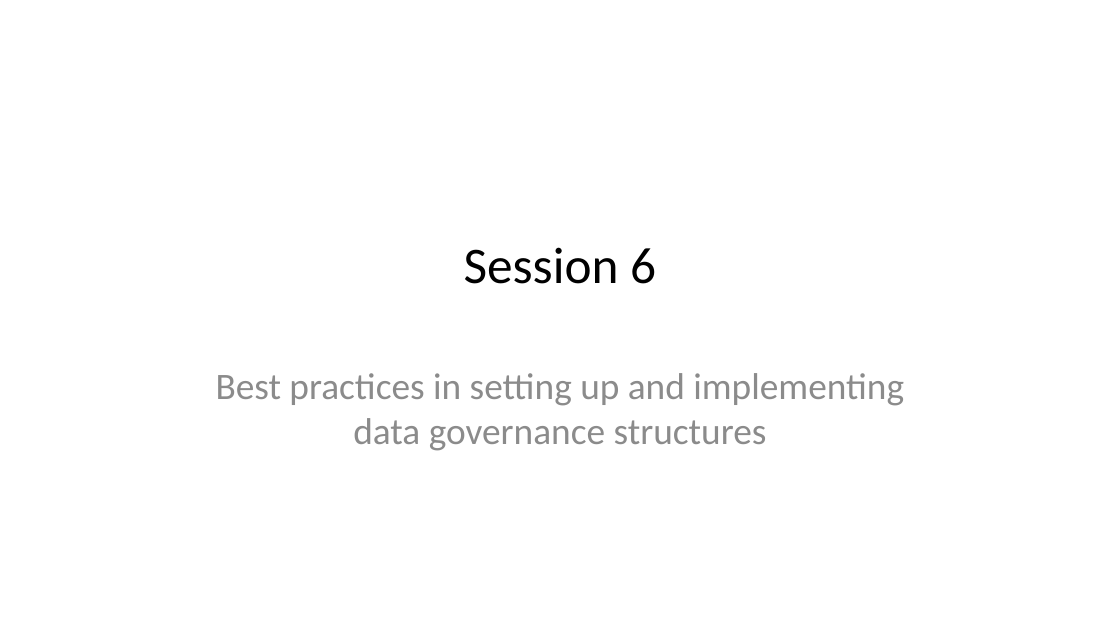
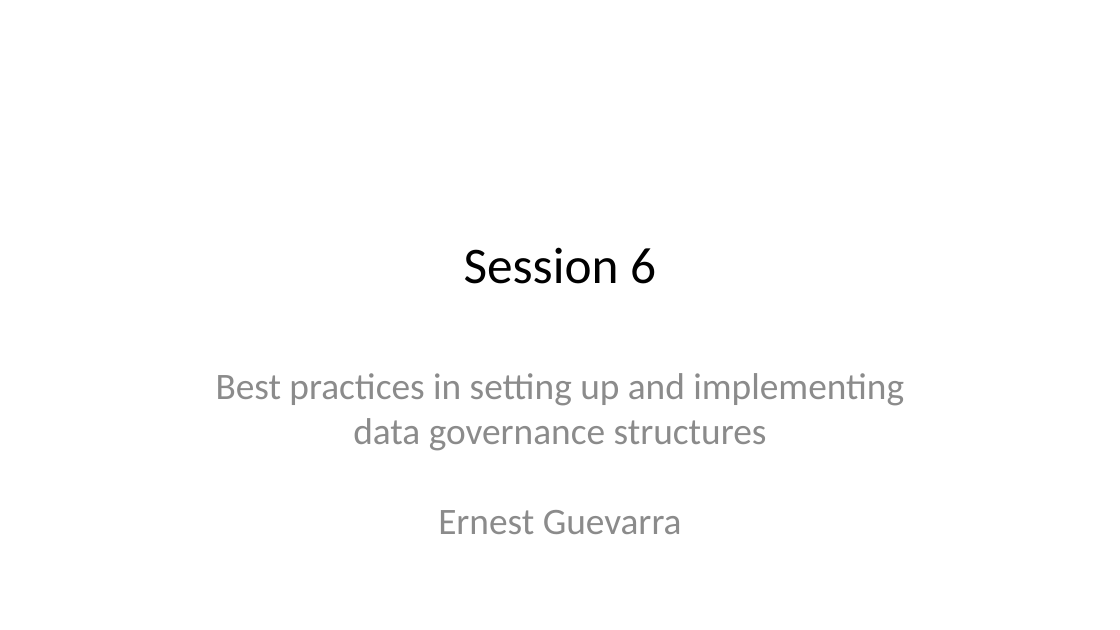
Before and after one commit to tamanh-oxford/capacity-development, a slide deck: slide 1 of data-frameworks/06-best-practice-data-governance.pptx. Drawn at 1120x630 pixels with LibreOffice and Linux fonts; fonts in the diff are those of the drawing. Boxes give left, top, right and bottom in pixels: in the first picture for what was removed or moved away, otherwise in the second. Text is boxed around its words. In the diff, an @@ line names an element or a change of style, - is before the commit and + after.

```diff
--- a/data-frameworks/06-best-practice-data-governance.pptx
+++ b/data-frameworks/06-best-practice-data-governance.pptx
@@ subtitle at (216, 373, 904, 534): text changed @@
-Best practices in setting up and implementing data governance structures
+Best practices in setting up and implementing data governance structures
+Ernest Guevarra
```
Also in this commit, not shown: 47 other files.
